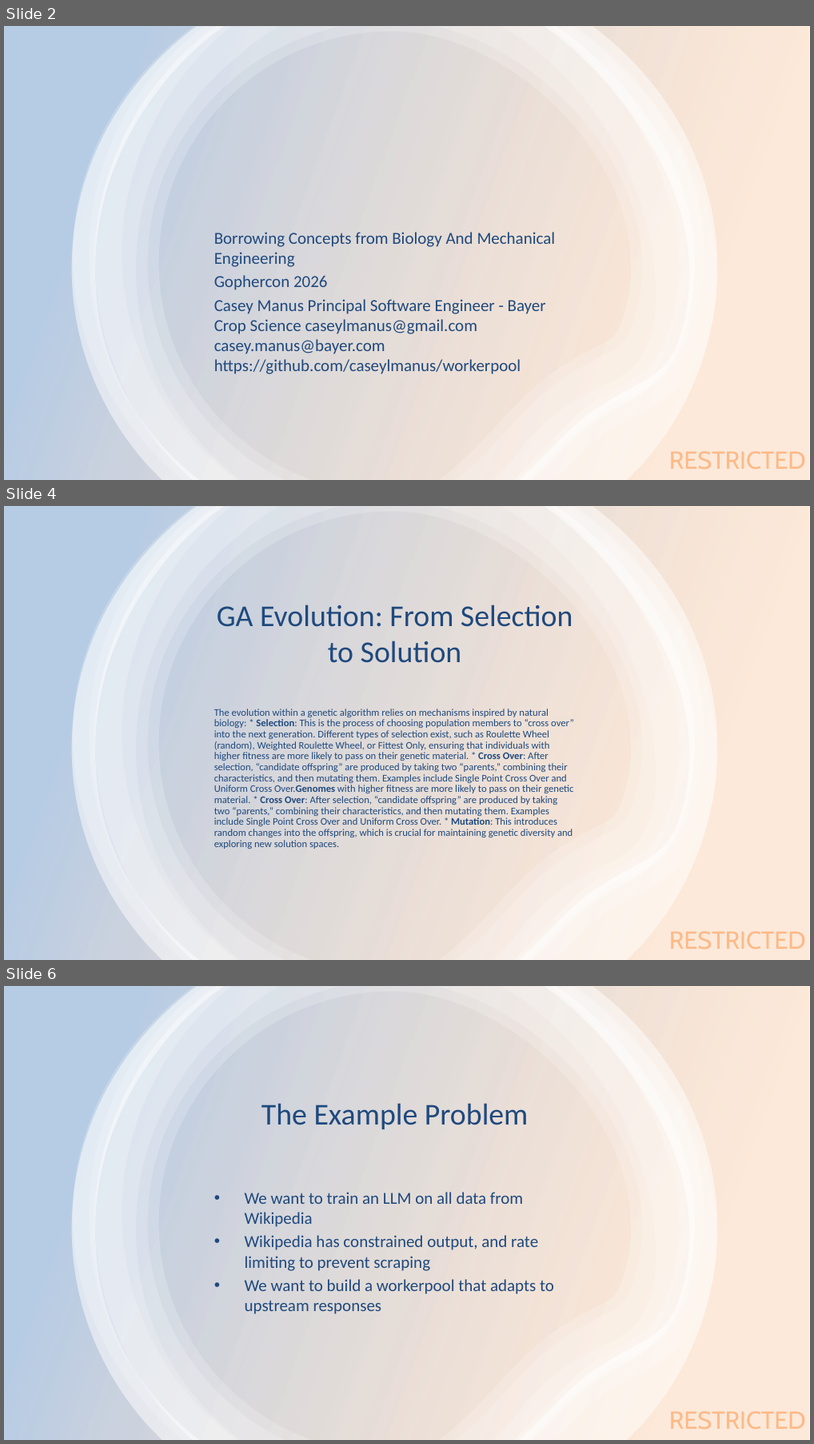
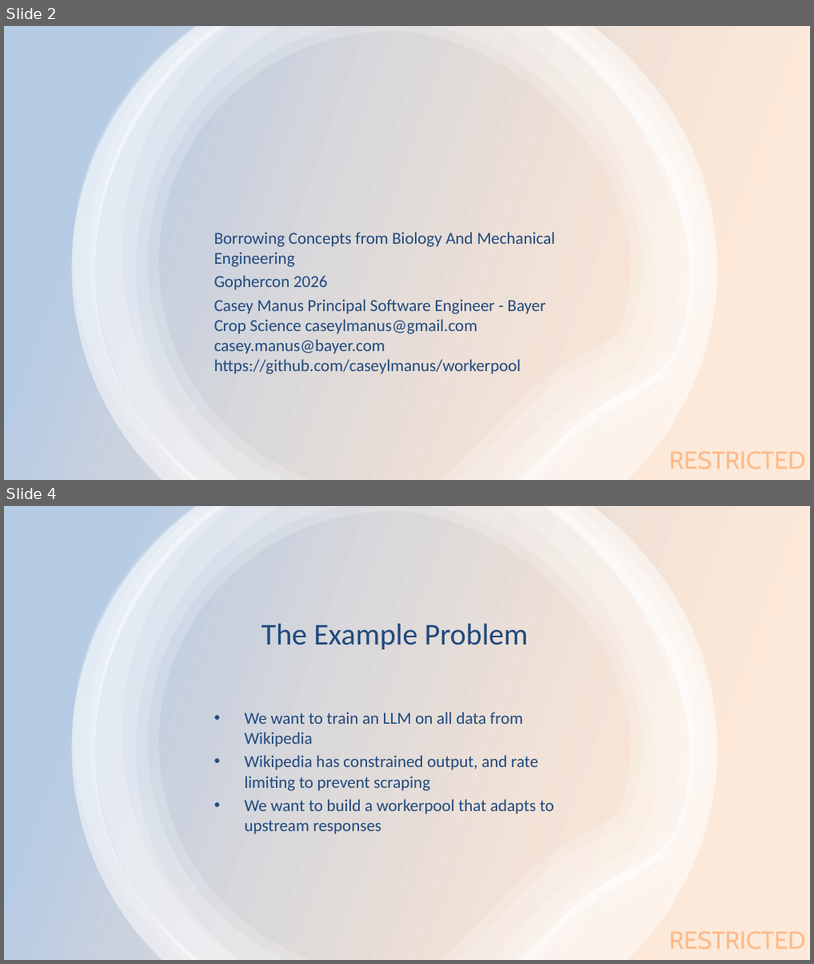
Before and after one commit to caseylmanus/workerpool, a slide deck: presentation.pptx. Shown one above the other, each under a label of ours: slides 2, 4 and 6 before the commit, slides 2 and 4 after it; the slides between them are not shown. The pictures are 814x1444 and 814x964 pixels, drawn with LibreOffice and Linux fonts; fonts in the diff are those of the drawing. Boxes give left, top, right and bottom in pixels: in the first picture for what was removed or moved away, otherwise in the second. Text is boxed around its words. In the diff, an @@ line names an element or a change of style, - is before the commit and + after.

```diff
--- a/presentation.pptx
+++ b/presentation.pptx
@@ slide 4 removed at (x1=4, y1=506, x2=810, y2=960), background #FFFFFF; not listed: 1 template element that a slide beside it also shows @@
@@ rectangle removed at (x1=4, y1=506, x2=810, y2=959) @@
@@ group removed at (x1=72, y1=506, x2=718, y2=959): 6 freeform shapes @@
@@ title removed at (x1=217, y1=604, x2=573, y2=663) @@
-GA Evolution: From Selection to Solution
@@ text removed at (x1=214, y1=708, x2=574, y2=848) @@
-The evolution within a genetic algorithm relies on mechanisms inspired by natural biology: * Selection: This is the process of choosing population members to “cross over” into the next generation. Different types of selection exist, such as Roulette Wheel (random), Weighted Roulette Wheel, or Fittest Only, ensuring that individuals with higher fitness are more likely to pass on their genetic material. * Cross Over: After selection, “candidate offspring” are produced by taking two “parents,” combining their characteristics, and then mutating them. Examples include Single Point Cross Over and Uniform Cross Over.Genomes with higher fitness are more likely to pass on their genetic material. * Cross Over: After selection, “candidate offspring” are produced by taking two “parents,” combining their characteristics, and then mutating them. Examples include Single Point Cross Over and Uniform Cross Over. * Mutation: This introduces random changes into the offspring, which is crucial for maintaining genetic diversity and exploring new solution spaces.
@@ what was slide 6 is now slide 4 @@
```
Also in this commit, not shown: 1 slide changed, 1 other slide removed.
